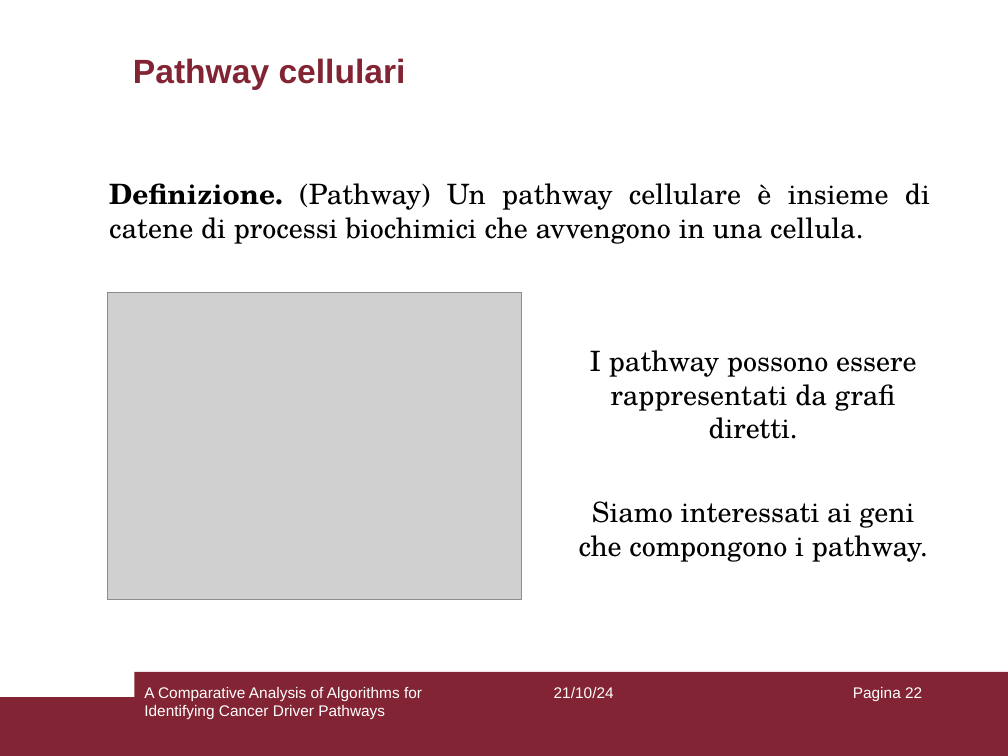
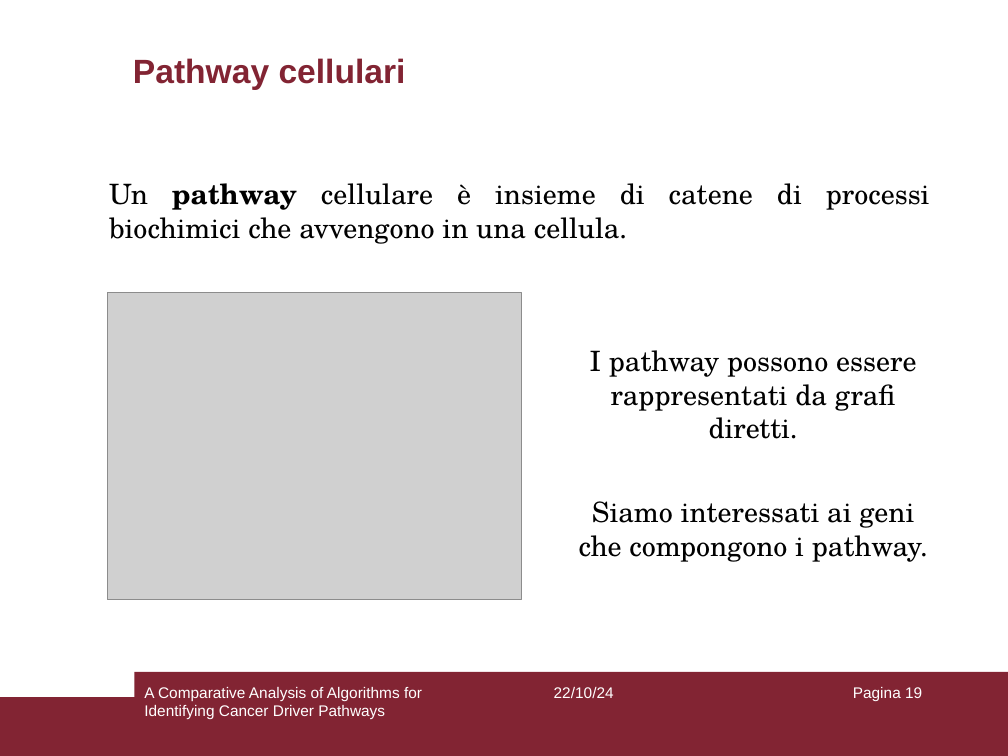
Before and after one commit to aflaag/bsc-thesis, a slide deck: slide 19 of presentation/slides.odp (slide 22 before the commit). Drawn at 1008x756 pixels with LibreOffice and Linux fonts; fonts in the diff are those of the drawing; grey boxes stand for pictures. Boxes give left, top, right and bottom in pixels: in the first picture for what was removed or moved away, otherwise in the second. Text is boxed around its words. In the diff, an @@ line names an element or a change of style, - is before the commit and + after.

```diff
--- a/presentation/slides.odp
+++ b/presentation/slides.odp
@@ text at (109, 183, 930, 244): text changed @@
-Definizione. (Pathway) Un pathway cellulare è insieme di catene di processi biochimici che avvengono in una cellula.
+Un pathway cellulare è insieme di catene di processi biochimici che avvengono in una cellula.
@@ text at (554, 687, 614, 698): text changed @@
-21/10/24
+22/10/24
@@ page number at (853, 687, 922, 701): text changed @@
-Pagina 22
+Pagina 19
```
Also in this commit, not shown: 64 other slides changed, 1 slide added, 11 slides removed, 9 other files.
